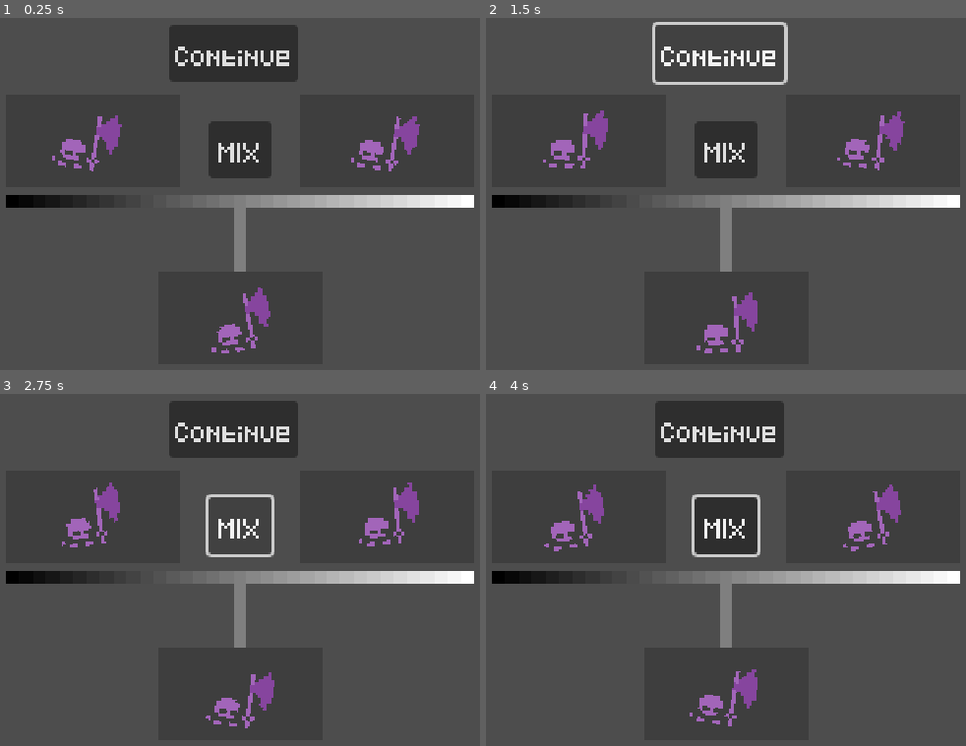
Above: before the commit, frames 1-4 (two rows, left to right).
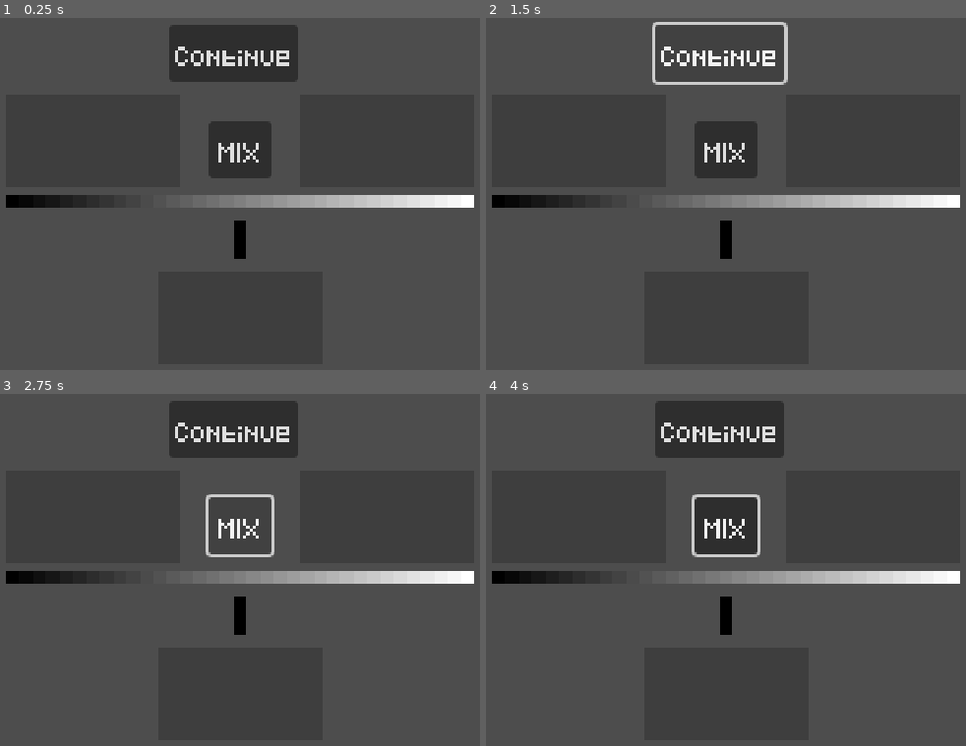
Above: after the commit, the same moments.

Repository: Regonold520/culorz-proj
Game: Godot game, scene res://MixerUI.tscn
Same seed, same stepped clock (60 frames per second), same inputs: the game is played once before the commit and once after it. This scene is started directly instead of the project's main scene.
Inputs (mouse positions are in pixels of both pictures, inside the frame that each line leads up to):
- Up to frame 1 (0.25 s): no input
- Up to frame 2 (1.5 s): click "Continue" at 0.5 s; click "Continue" at 1.25 s
- Up to frame 3 (2.75 s): click "MIX" at 2 s
- Up to frame 4 (4 s): move the mouse to (956, 594) at 2.77 s; hold D (Right) 2.78-3.53 s; click (956, 594) at 2.92 s; move the mouse to (625, 636) at 3.52 s; hold S (Down) from 3.53 s (still down)

The runs differ from the first frame. In frame 1, 2.5% of the frame differs, in the area x 10-88%, y 27-96%; in frame 2, 2.5%, in the area x 11-88%, y 26-96%; in frame 3, 2.5%; in frame 4, 2.5%.
Error in both runs: Cannot call method 'find_child' on a null value. (res://Scripts/globalactor.gd:22)

Commit message:
Cool gradient underneath color mixer

Diff:
--- a/MainMenuUI.tscn
+++ b/MainMenuUI.tscn
@@ -1,6 +1,6 @@
 [gd_scene load_steps=4 format=3 uid="uid://bqpqpebrkg20e"]
 
-[ext_resource type="Texture2D" uid="uid://b5tstjfj2frl4" path="res://culorzLogo.png" id="1_em22k"]
+[ext_resource type="Texture2D" uid="uid://b5tstjfj2frl4" path="res://CulorzLogo.png" id="1_em22k"]
 [ext_resource type="Script" path="res://PlayButton.gd" id="3_m3nry"]
 [ext_resource type="Theme" uid="uid://tpy3d4a86kws" path="res://DefaultTheme.tres" id="3_oqqoe"]
 
--- a/MixerUI.tscn
+++ b/MixerUI.tscn
@@ -1,7 +1,6 @@
-[gd_scene load_steps=6 format=3 uid="uid://dy6ujyuwhthch"]
+[gd_scene load_steps=5 format=3 uid="uid://dy6ujyuwhthch"]
 
 [ext_resource type="Script" path="res://mixer_ui.gd" id="1_q3ggt"]
-[ext_resource type="Texture2D" uid="uid://i4qrfgi4jxmw" path="res://Culorz/axe_chr.png" id="1_whkcx"]
 [ext_resource type="Script" path="res://Scripts/CulorShopDisplay.gd" id="2_05owq"]
 
 [sub_resource type="Gradient" id="Gradient_kmev6"]
@@ -60,15 +59,16 @@
 offset_bottom = 120.0
 texture = SubResource("GradientTexture1D_f65hw")
 
-[node name="ColorRect5" type="ColorRect" parent="Control"]
+[node name="Bridge" type="ColorRect" parent="Control"]
 layout_mode = 0
 offset_left = 208.0
-offset_top = 120.0
+offset_top = 128.0
 offset_right = 216.0
-offset_bottom = 160.0
-color = Color(0.498039, 0.498039, 0.498039, 1)
+offset_bottom = 152.0
+color = Color(0, 0, 0, 1)
 
 [node name="Leave" type="Button" parent="Control"]
+layout_mode = 0
 offset_left = 167.0
 offset_top = 4.0
 offset_right = 249.0
@@ -78,19 +78,16 @@
 [node name="Culor1" type="Sprite2D" parent="Control"]
 position = Vector2(116, 76)
 scale = Vector2(2.5, 2.5)
-texture = ExtResource("1_whkcx")
 script = ExtResource("2_05owq")
 
 [node name="Culor2" type="Sprite2D" parent="Control"]
 position = Vector2(304, 76)
 scale = Vector2(2.5, 2.5)
-texture = ExtResource("1_whkcx")
 script = ExtResource("2_05owq")
 
 [node name="Culor3" type="Sprite2D" parent="Control"]
 position = Vector2(212, 190)
 scale = Vector2(2.5, 2.5)
-texture = ExtResource("1_whkcx")
 script = ExtResource("2_05owq")
 
 [connection signal="pressed" from="Control/Button" to="." method="_on_button_pressed"]
--- a/Scripts/globalactor.gd
+++ b/Scripts/globalactor.gd
@@ -96,6 +96,14 @@
 		if len(MixerItems) < 2:
 			MixerItems.append(button)
 			button.disabled
+			var GradientE : Gradient = MixerMenu.find_child("Gradient").texture.gradient
+
+
+			if MixerItems[0]:
+
+				GradientE.set_color(0, Color(assignedcolors[MixerItems[0].get_meta("Name")]) )
+				if len(MixerItems) == 2:
+					GradientE.set_color(1, Color(assignedcolors[MixerItems[1].get_meta("Name")]) )
 		else:
 			var NewSound = AudioStreamPlayer.new()
 			NewSound.stream = preload("res://Error.mp3")
--- a/mixer_ui.gd
+++ b/mixer_ui.gd
@@ -5,11 +5,6 @@
 # Called when the node enters the scene tree for the first time.
 func _ready() -> void:
 	pass # Replace with function body.
-
-
-# Called every frame. 'delta' is the elapsed time since the previous frame.
-func _process(delta: float) -> void:
-	print(Globalactor.MixerItems)
 
 
 func _on_button_pressed() -> void:
Not shown, changed: CulorzLogo.png.import
